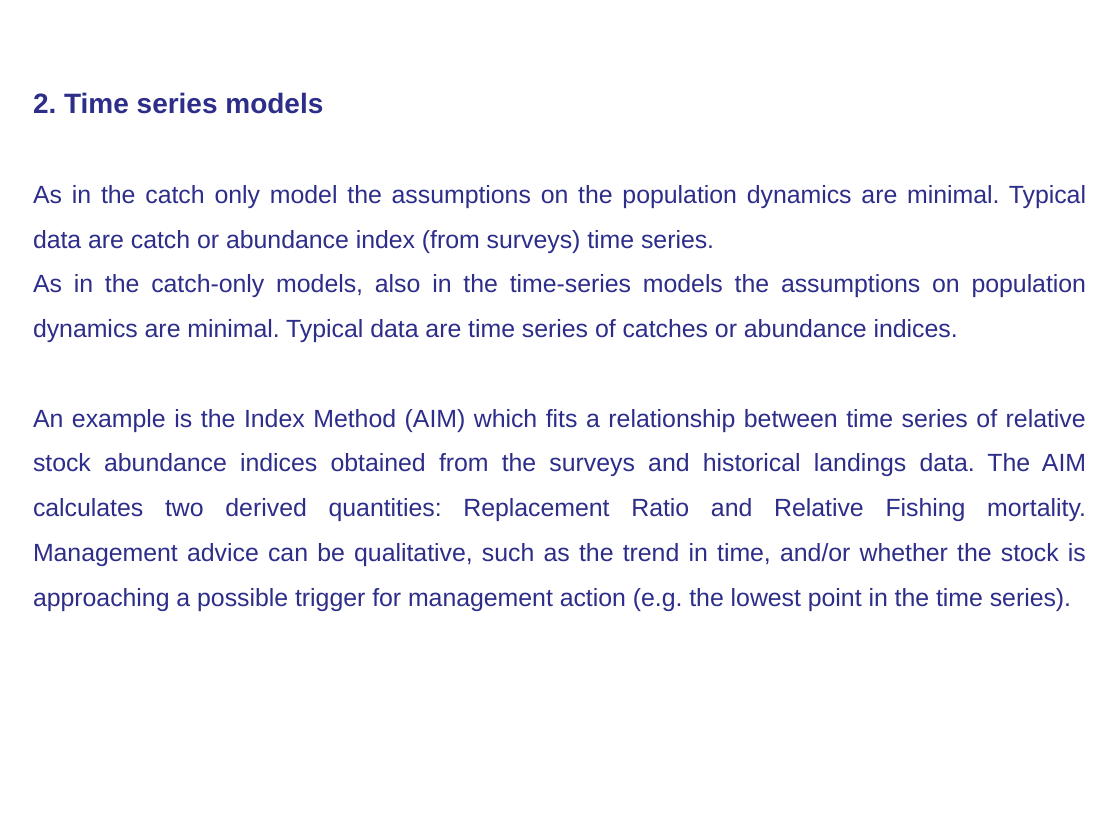
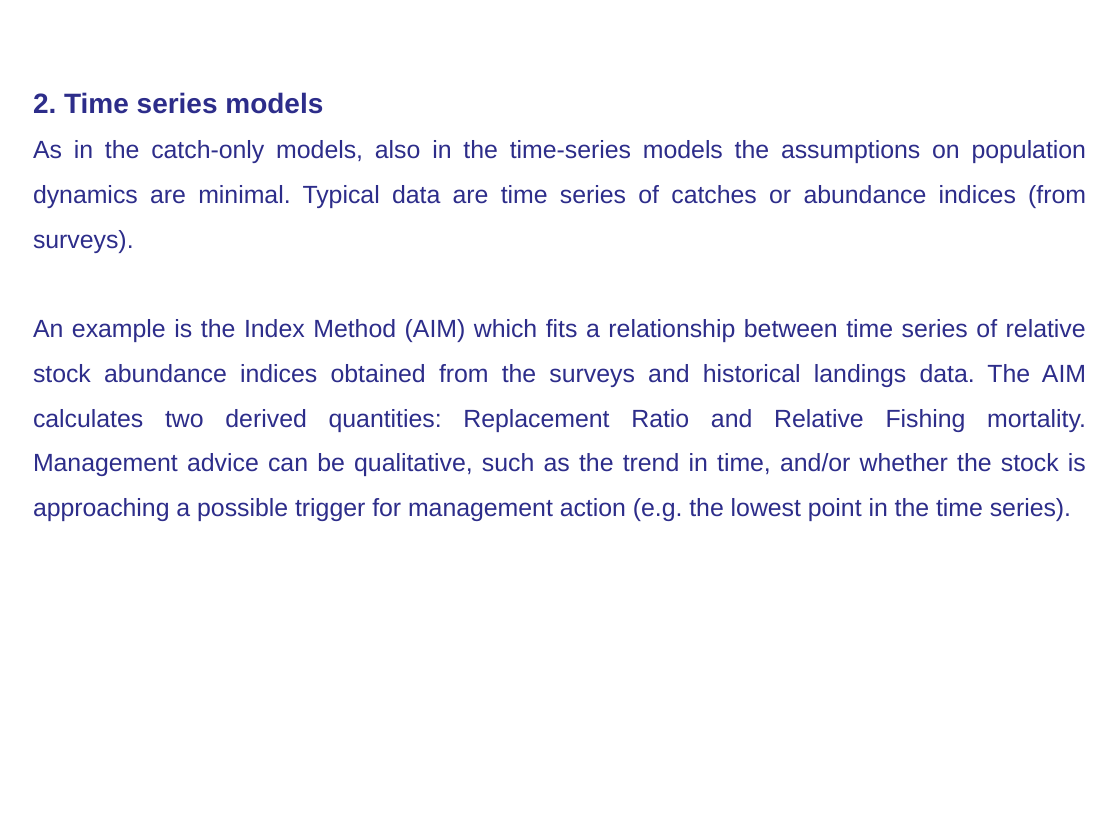
Before and after one commit to chatoosio/stock_assessment_summer_school_Module2, a slide deck: slide 7 of Sessions/Lectures Intro Day1/Assessment methods.pptx. Drawn at 1120x840 pixels with LibreOffice and Linux fonts; fonts in the diff are those of the drawing. Boxes give left, top, right and bottom in pixels: in the first picture for what was removed or moved away, otherwise in the second. Text is boxed around its words. In the diff, an @@ line names an element or a change of style, - is before the commit and + after.

```diff
--- a/Sessions/Lectures Intro Day1/Assessment methods.pptx
+++ b/Sessions/Lectures Intro Day1/Assessment methods.pptx
@@ text at box(33, 140, 1087, 253): text changed @@
-As in the catch only model the assumptions on the population dynamics are minimal. Typical data are catch or abundance index (from surveys) time series.
-As in the catch-only models, also in the time-series models the assumptions on population dynamics are minimal. Typical data are time series of catches or abundance indices.
+As in the catch-only models, also in the time-series models the assumptions on population dynamics are minimal. Typical data are time series of catches or abundance indices (from surveys).
```
Also in this commit, not shown: 3 other slides changed, 3 other files.
